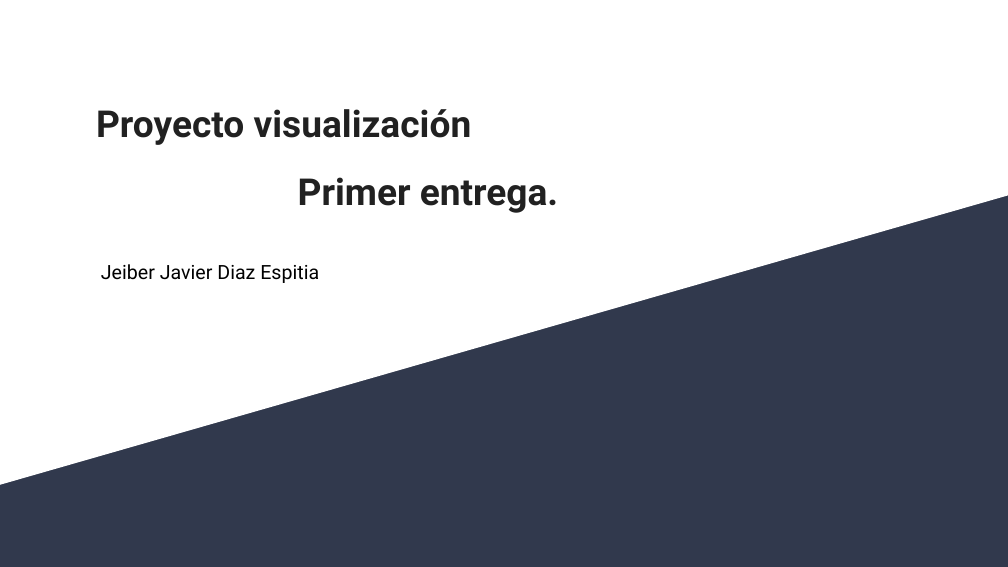
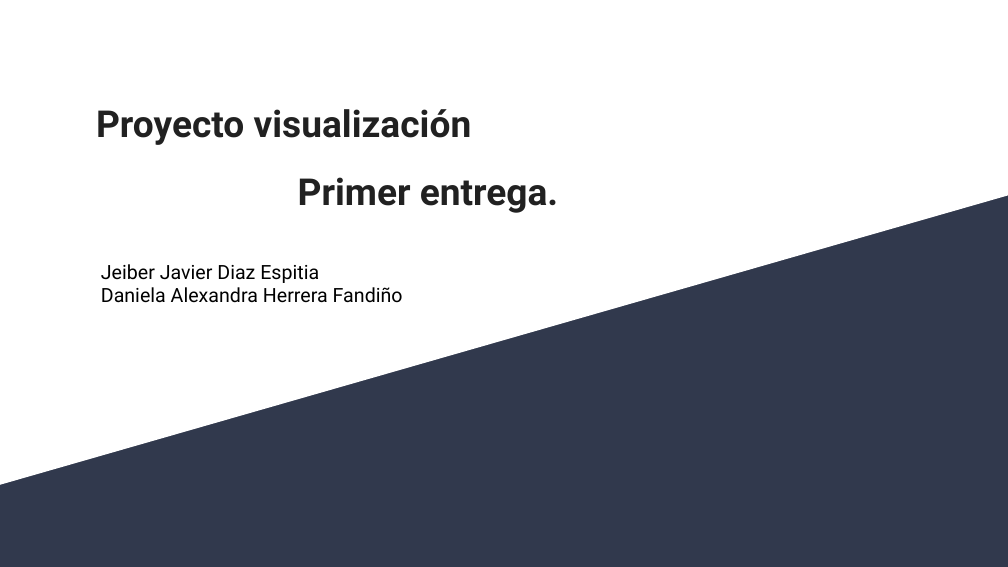
Before and after one commit to JeiberDiaz/2.-Entrega-avances-proyecto, a slide deck: slide 1 of Presentación proy. entrega 1.pptx. Drawn at 1008x567 pixels with LibreOffice and Linux fonts; fonts in the diff are those of the drawing. Boxes give left, top, right and bottom in pixels: in the first picture for what was removed or moved away, otherwise in the second. Text is boxed around its words. In the diff, an @@ line names an element or a change of style, - is before the commit and + after.

```diff
--- a/Presentación proy. entrega 1.pptx
+++ b/Presentación proy. entrega 1.pptx
@@ text at bbox=[101, 287, 403, 303]: paragraph added @@
+Daniela Alexandra Herrera Fandiño
```
Also in this commit, not shown: 2 other slides changed, 6 slides added.
